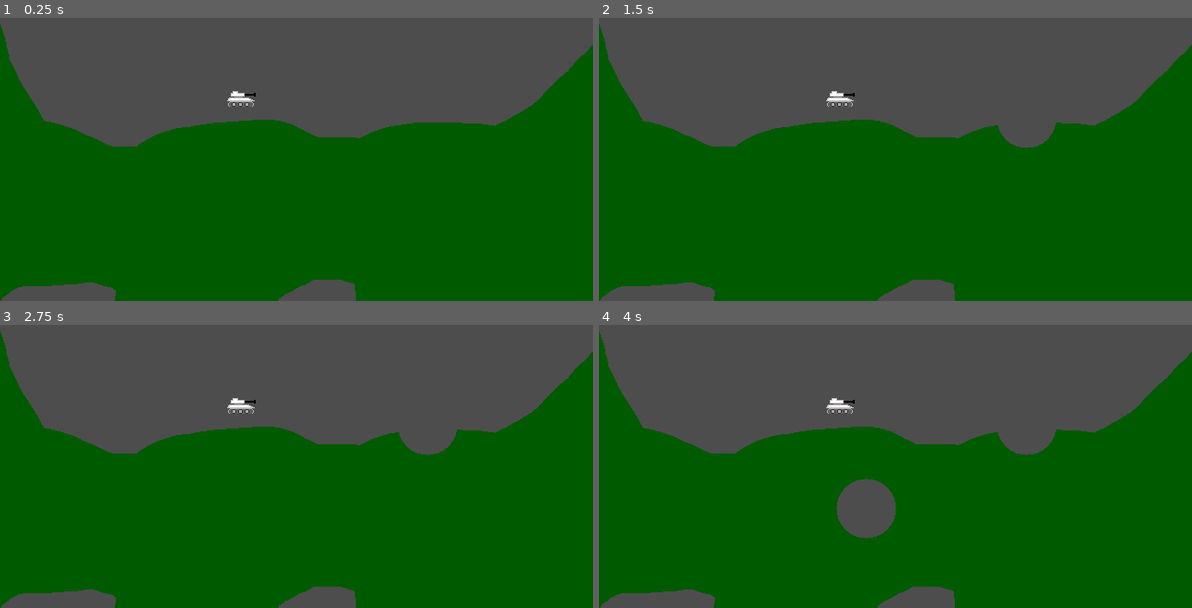
Above: before the commit, frames 1-4 (two rows, left to right).
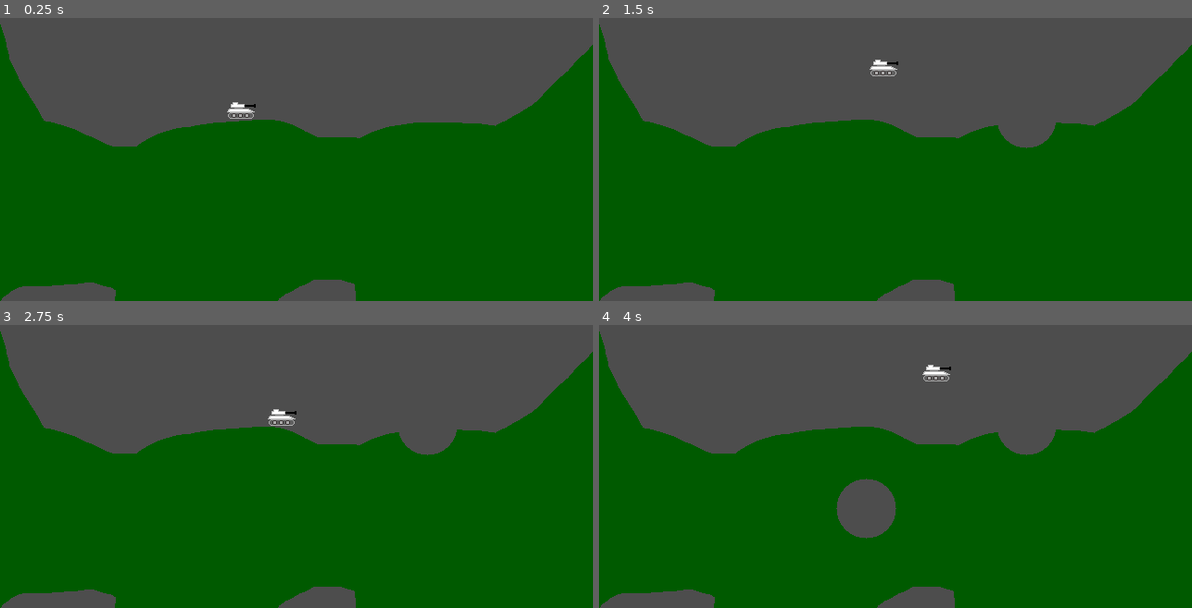
Above: after the commit, the same moments.

Repository: romaindurand/balistica
Game: Godot game, scene res://scenes/game.tscn
The game is run twice, just before and just after one commit, with the same random seed, the same clock (stepped at 60 frames per second) and the same inputs.
Inputs (mouse positions are in pixels of both pictures, inside the frame that each line leads up to):
- Up to frame 1 (0.25 s): no input
- Up to frame 2 (1.5 s): tap Enter (ui_accept) at 0.5, 0.6, 0.77, 1.07, 1.35 s; move the mouse to (1025, 117) at 0.52 s; hold Right (ui_right) from 0.53 s (still down); click (1025, 117) at 0.67 s; move the mouse to (776, 151) at 1.27 s
- Up to frame 3 (2.75 s): tap Enter (ui_accept) at 1.52, 1.82, 2.1 s; move the mouse to (355, 367) at 2.02 s; release Right (ui_right) at 2.03 s; hold Left (ui_left) from 2.03 s (still down)
- Up to frame 4 (4 s): move the mouse to (865, 508) at 2.77 s; release Left (ui_left) at 2.78 s; hold Right (ui_right) from 2.78 s (still down); tap Enter (ui_accept) at 2.85, 3.02, 3.32, 3.6, 3.77 s; click (865, 508) at 2.92 s; move the mouse to (1073, 491) at 3.52 s

The runs differ from the first frame. In frame 1, 0.3% of the frame differs, in the area x 38-44%, y 25-36%; in frame 2, 0.3%, in the area x 38-51%, y 14-32%; in frame 3, 0.3%; in frame 4, 0.3%.

Commit message:
Add basic player movement

Diff:
--- a/scenes/player.tscn
+++ b/scenes/player.tscn
@@ -1,12 +1,14 @@
 [gd_scene format=3 uid="uid://4qwkd0go1qgu"]
 
 [ext_resource type="Texture2D" uid="uid://d4i4g5b1gn8r5" path="res://assets/Vehicles.png" id="1_3vyb7"]
+[ext_resource type="Script" uid="uid://bjdfl33uke50p" path="res://scripts/player.gd" id="1_g2els"]
 
 [sub_resource type="CapsuleShape2D" id="CapsuleShape2D_g2els"]
 radius = 9.001617
 height = 34.003212
 
 [node name="Player" type="CharacterBody2D" unique_id=1824149912]
+script = ExtResource("1_g2els")
 
 [node name="CollisionShape2D" type="CollisionShape2D" parent="." unique_id=807762240]
 rotation = -1.5691675
--- /dev/null
+++ b/scripts/player.gd
@@ -0,0 +1,25 @@
+extends CharacterBody2D
+
+
+const SPEED = 50.0
+const JUMP_VELOCITY = -400.0
+
+
+func _physics_process(delta: float) -> void:
+	# Add the gravity.
+	if not is_on_floor():
+		velocity += get_gravity() * delta
+
+	# Handle jump.
+	if Input.is_action_just_pressed("ui_accept") and is_on_floor():
+		velocity.y = JUMP_VELOCITY
+
+	# Get the input direction and handle the movement/deceleration.
+	# As good practice, you should replace UI actions with custom gameplay actions.
+	var direction := Input.get_axis("ui_left", "ui_right")
+	if direction:
+		velocity.x = direction * SPEED
+	else:
+		velocity.x = move_toward(velocity.x, 0, SPEED)
+
+	move_and_slide()
Not shown, added: scripts/player.gd.uid
